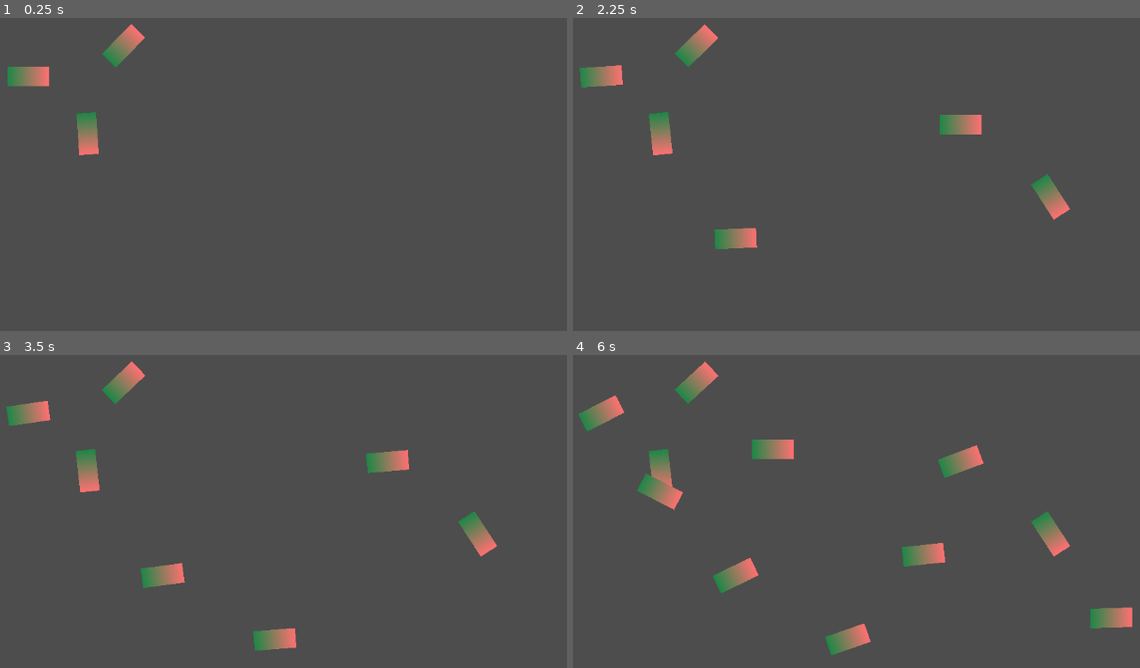
Above: before the commit, frames 1-4 (two rows, left to right).
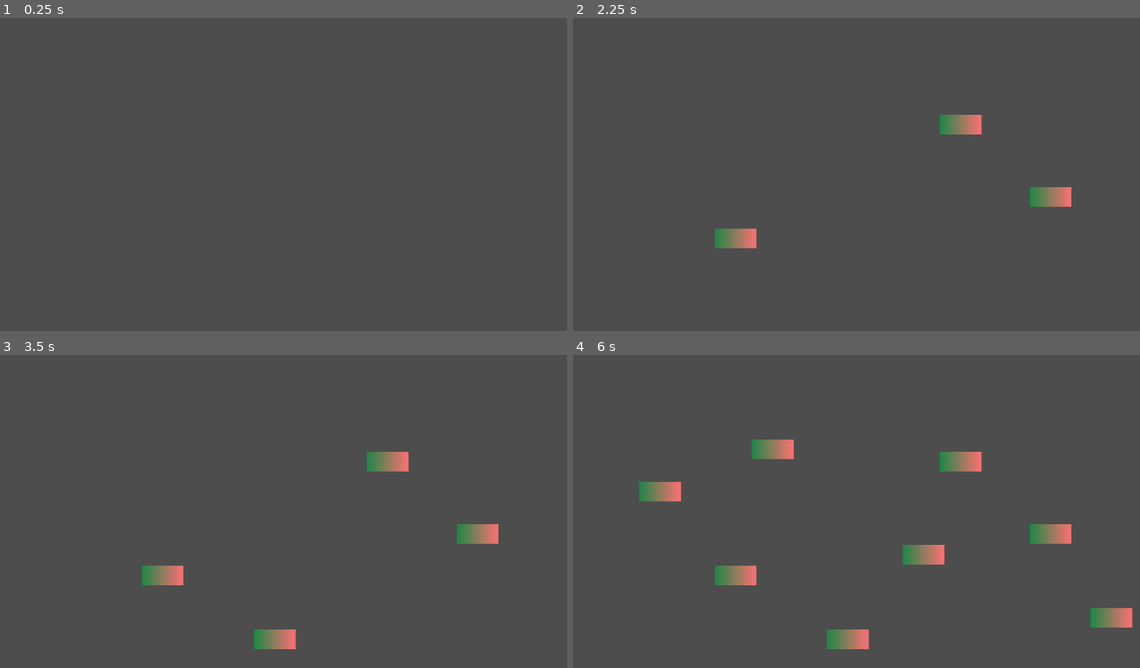
Above: after the commit, the same moments.

Repository: arrowira/CrystalSim
Game: Godot game, scene res://main.tscn
Same seed, same stepped clock (60 frames per second), same inputs: the game is played once before the commit and once after it.
Inputs (mouse positions are in pixels of both pictures, inside the frame that each line leads up to):
- Up to frame 1 (0.25 s): no input
- Up to frame 2 (2.25 s): tap Enter at 0.5, 2 s; move the mouse to (1049, 196) at 0.52 s; tap K (k) at 0.6, 1.35, 2.1 s; tap Space at 1.25 s; move the mouse to (737, 240) at 1.27 s; move the mouse to (958, 124) at 2.02 s
- Up to frame 3 (3.5 s): tap Space at 2.75 s; move the mouse to (277, 639) at 2.77 s; tap K (k) at 2.85 s
- Up to frame 4 (6 s): tap Enter at 3.5 s; move the mouse to (1111, 617) at 3.52 s; tap K (k) every 0.75 s from 3.6 to 5.85 s; tap Space at 4.25 s; move the mouse to (658, 492) at 4.27 s; move the mouse to (924, 555) at 5.02 s; move the mouse to (771, 448) at 5.77 s

The runs differ from the first frame. In frame 1, 1.4% of the frame differs, in the area x 1-26%, y 1-44%; in frame 2, 1.9%; in frame 3, 2.1%; in frame 4, 2.7%, in the area x 0-99%, y 2-96%.

Commit message:
more half progress with rotation. fixed typos and did some debuging

Diff:
--- a/crystal-sim/main.tscn
+++ b/crystal-sim/main.tscn
@@ -1,18 +1,6 @@
-[gd_scene load_steps=3 format=3 uid="uid://cfxeuybr78wqa"]
+[gd_scene load_steps=2 format=3 uid="uid://cfxeuybr78wqa"]
 
 [ext_resource type="Script" uid="uid://dmv0ddpe42omv" path="res://manager.gd" id="1_0xm2m"]
-[ext_resource type="PackedScene" uid="uid://bbpg5aai1n8q5" path="res://molecule.tscn" id="1_ig7tw"]
 
 [node name="Node2D" type="Node2D"]
 script = ExtResource("1_0xm2m")
-
-[node name="molecule" parent="." instance=ExtResource("1_ig7tw")]
-position = Vector2(140, 107)
-
-[node name="molecule2" parent="." instance=ExtResource("1_ig7tw")]
-position = Vector2(231, 195)
-rotation = 1.5140392
-
-[node name="molecule3" parent="." instance=ExtResource("1_ig7tw")]
-position = Vector2(286, 59.999985)
-rotation = -0.8007451
--- a/crystal-sim/molecule.gd
+++ b/crystal-sim/molecule.gd
@@ -14,11 +14,13 @@
 
 		var rotAdd = 0
 		for molecule in nearbyMolecules:
-			var negToPos = distance(getPositive(),molecule.getPositive())
-			var posToNeg = distance(getNegative(),molecule.getNegative())
-			rotAdd += 1/((negToPos-posToNeg)+0.001)
-
-		rotate(Engine.time_scale*rotAdd/1000.0)
+			var negToPos = distance(getNegative(),molecule.getPositive())
+			var posToNeg = distance(getPositive(),molecule.getNegative())
+			var amt = 1/(100*(negToPos-posToNeg)+0.0001)
+			amt *= 1/((negToPos+posToNeg)+0.0001)
+			rotAdd += amt
+		print(rotAdd)
+		rotate(rotAdd/100.0)
 	else:
 		underInfluence = false
 
